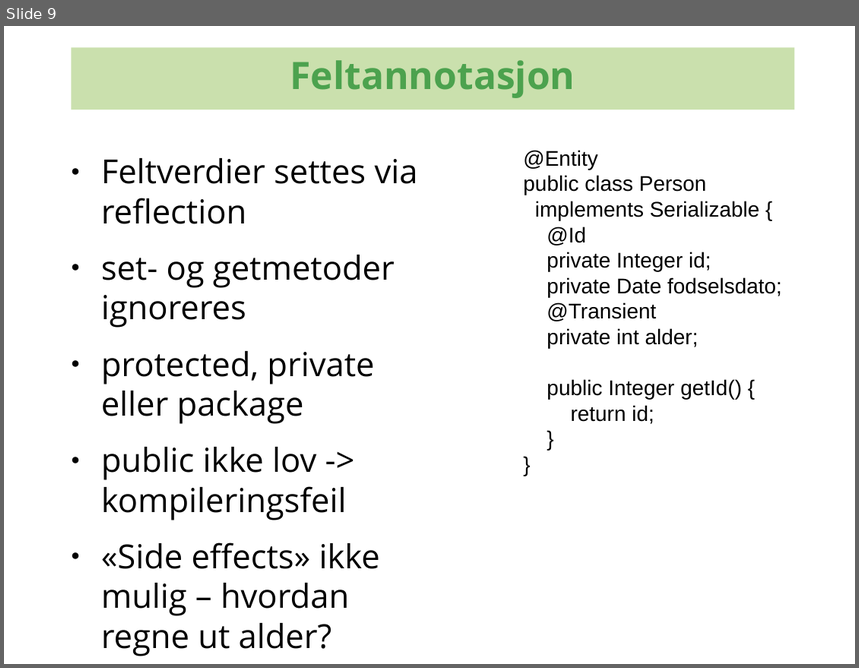
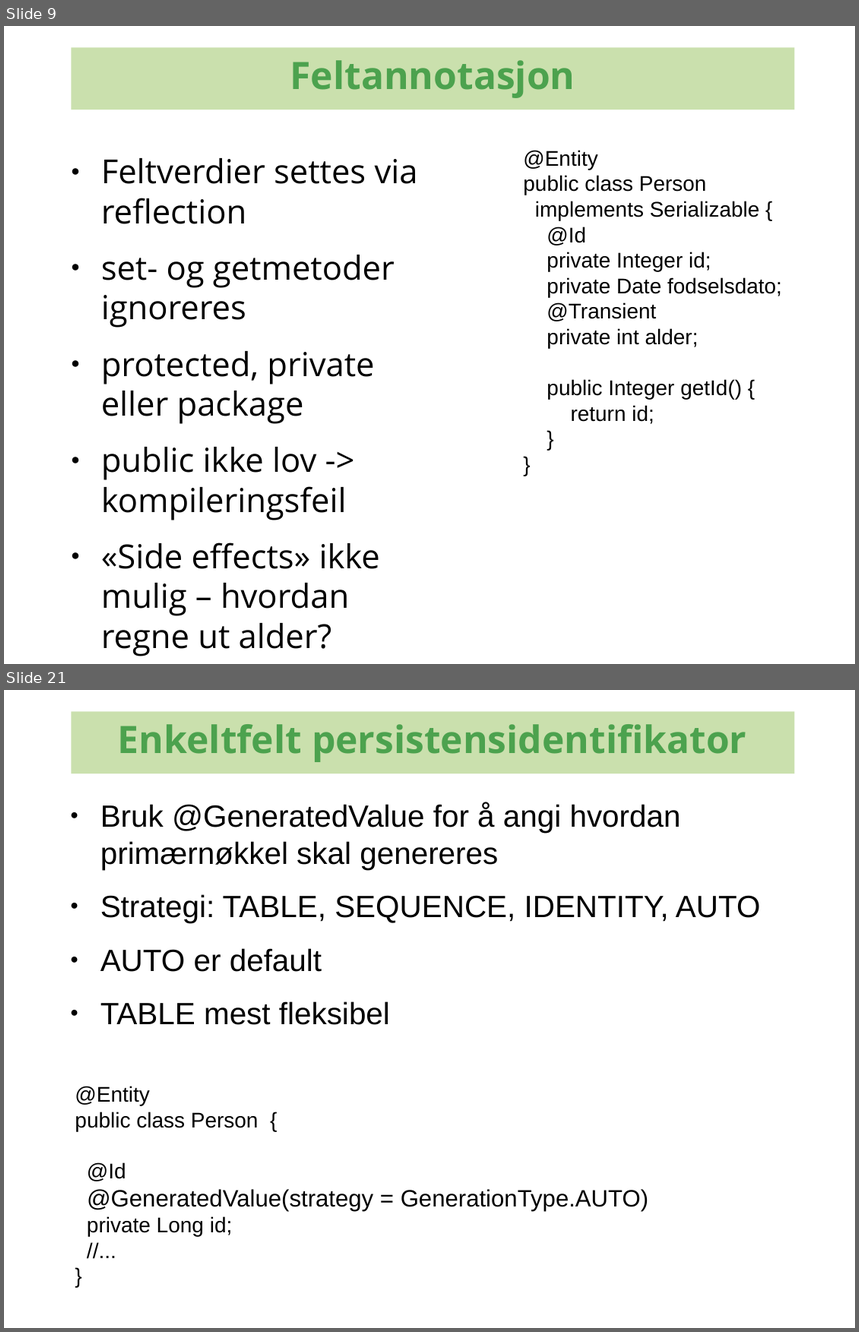
Before and after one commit to kenglxn/seam-maven-refimpl, a slide deck: sandbox/loo/jpa-continued/jpa-continued.odp. Shown one above the other, each under a label of ours: slide 9 before the commit, slides 9 and 21 after it; the slides between them are not shown. The pictures are 859x668 and 859x1332 pixels, drawn with LibreOffice and Linux fonts; fonts in the diff are those of the drawing; background and template pictures are left out. Boxes give left, top, right and bottom in pixels: in the first picture for what was removed or moved away, otherwise in the second. Text is boxed around its words. In the diff, an @@ line names an element or a change of style, - is before the commit and + after.

```diff
--- a/sandbox/loo/jpa-continued/jpa-continued.odp
+++ b/sandbox/loo/jpa-continued/jpa-continued.odp
@@ slide 21 added at box(4, 690, 855, 1328), background #FFFFFF @@
@@ rectangle added at box(71, 711, 794, 774), fill #CAE0AD, 32 pt, text #4CA24E, bold @@
+Enkeltfelt persistensidentifikator
@@ text added at box(101, 802, 761, 1025), 26 pt, text #000000 @@
+● Bruk @GeneratedValue for å angi hvordan primærnøkkel skal genereres
+● Strategi: TABLE, SEQUENCE, IDENTITY, AUTO
+● AUTO er default
+● TABLE mest fleksibel
@@ text added at box(75, 1086, 649, 1236), 18 pt, text #000000 @@
+@Entity
+public class Person {
+@Id
+@GeneratedValue(strategy = GenerationType.AUTO)
+private Long id;
+//...
+}
```
Also in this commit, not shown: 4 slides changed, 14 other slides added.
